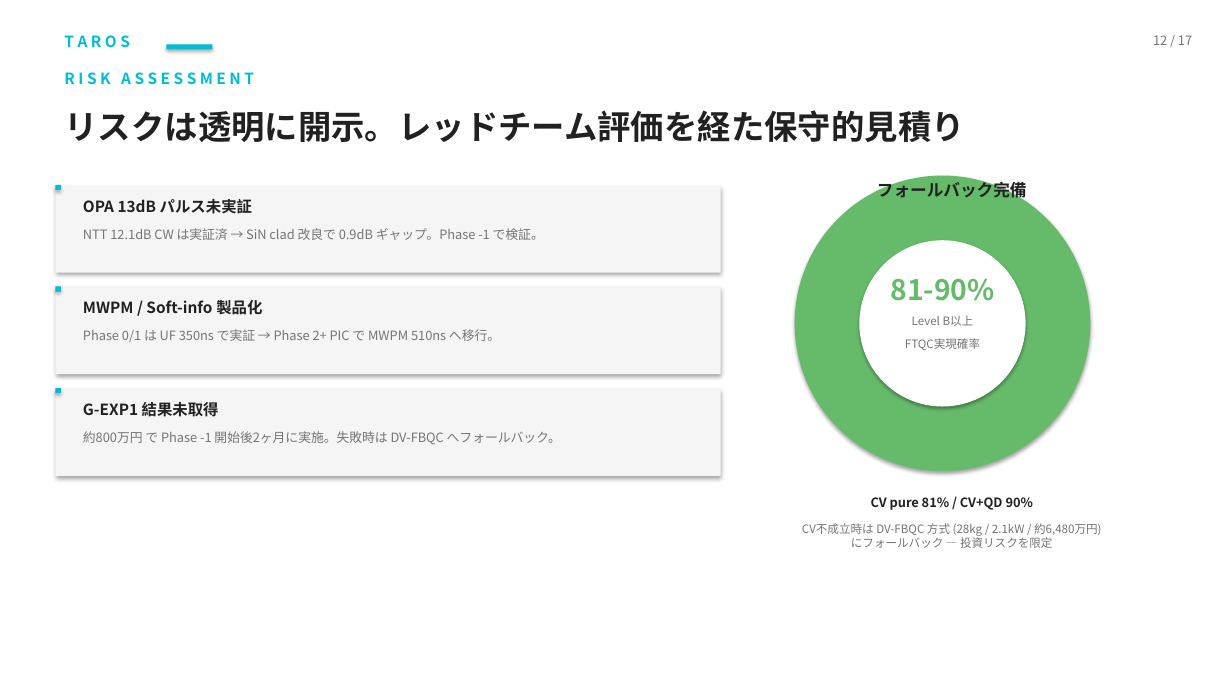
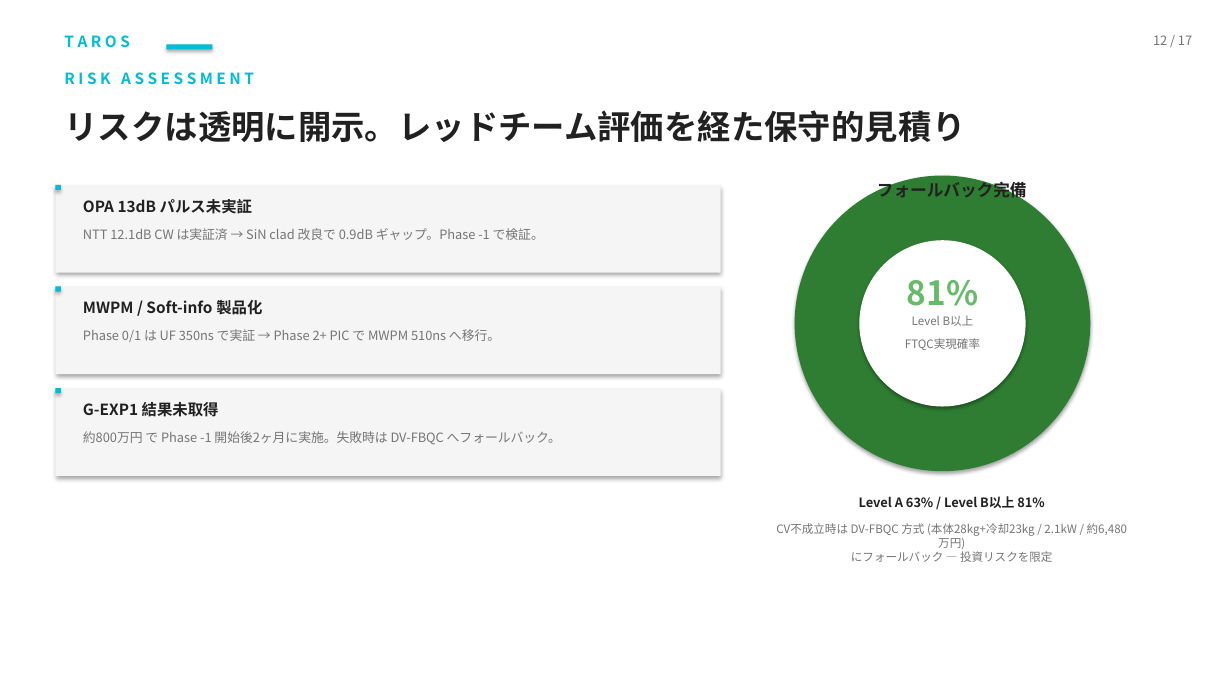
Before and after one commit to TomohiroTani28/Taros, a slide deck: slide 12 of assets/TAROS_Investor_Pitch_Revised.pptx. Drawn at 1232x693 pixels with LibreOffice and Linux fonts; fonts in the diff are those of the drawing. Boxes give left, top, right and bottom in pixels: in the first picture for what was removed or moved away, otherwise in the second. Text is boxed around its words. In the diff, an @@ line names an element or a change of style, - is before the commit and + after.

```diff
--- a/assets/TAROS_Investor_Pitch_Revised.pptx
+++ b/assets/TAROS_Investor_Pitch_Revised.pptx
@@ ellipse at bbox=[795, 176, 1091, 471]: fill #66BB6A to #2E7D32 @@
@@ text at bbox=[907, 280, 979, 306]: text changed; size 22 to 26 pt @@
-81-90%
+81%
@@ text at bbox=[859, 496, 1044, 508]: text changed @@
-CV pure 81% / CV+QD 90%
+Level A 63% / Level B以上 81%
@@ text at bbox=[776, 523, 1127, 562]: text changed @@
-CV不成立時は DV-FBQC 方式 (28kg / 2.1kW / 約6,480万円)
-にフォールバック — 投資リスクを限定
+CV不成立時は DV-FBQC 方式 (本体28kg+冷却23kg / 2.1kW / 約6,480万円)
+にフォールバック — 投資リスクを限定
```
Also in this commit, not shown: 8 other slides changed, 2 other files.
